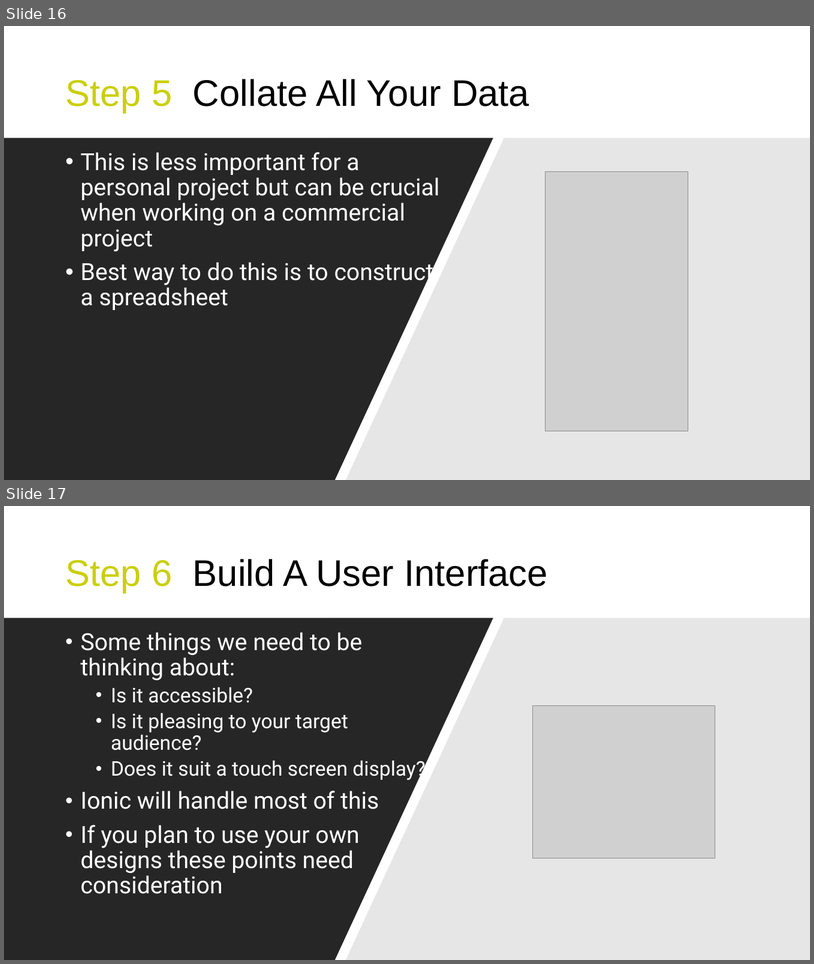
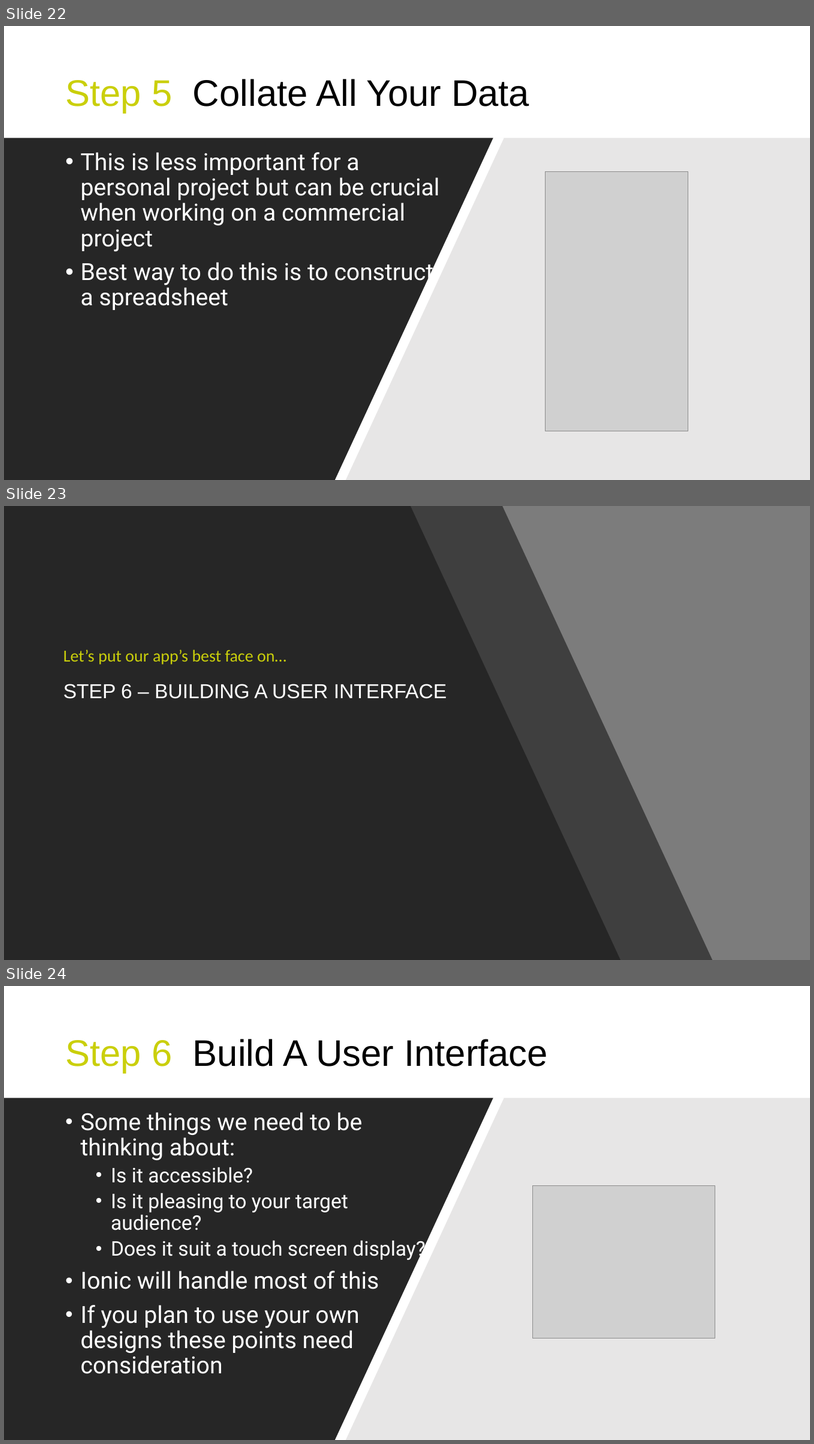
Before and after one commit to WebDevelopWolf/Training, a slide deck: Udemy/Lecture 1 - Application Design/Application Design - Screen.pptx. Shown one above the other, each under a label of ours: slides 16 and 17 before the commit, slides 22, 23 and 24 after it. The pictures are 814x964 and 814x1444 pixels, drawn with LibreOffice and Linux fonts; fonts in the diff are those of the drawing; grey boxes stand for pictures. Boxes give left, top, right and bottom in pixels: in the first picture for what was removed or moved away, otherwise in the second. Text is boxed around its words. In the diff, an @@ line names an element or a change of style, - is before the commit and + after.

```diff
--- a/Udemy/Lecture 1 - Application Design/Application Design - Screen.pptx
+++ b/Udemy/Lecture 1 - Application Design/Application Design - Screen.pptx
@@ slide 23 added at box(4, 506, 810, 960), background #7C7C7C; not listed: 1 template element that a slide beside it also shows @@
@@ rectangle added at box(4, 506, 810, 960), fill #7C7C7C @@
@@ freeform shape added at box(4, 506, 621, 960), fill #262626 @@
@@ freeform shape added at box(86, 506, 713, 960), fill #262626 at 70% opacity @@
@@ text added at box(63, 649, 287, 664), 20 pt, text #CACF0B @@
+Let’s put our app’s best face on…
@@ title added at box(63, 684, 447, 699), 24 pt, text #FFFFFF @@
+STEP 6 – BUILDING A USER INTERFACE
@@ what was slide 16 is now slide 22 @@
@@ what was slide 17 is now slide 24 @@
```
Also in this commit, not shown: 1 slide changed, 8 other slides added, 46 other files.
